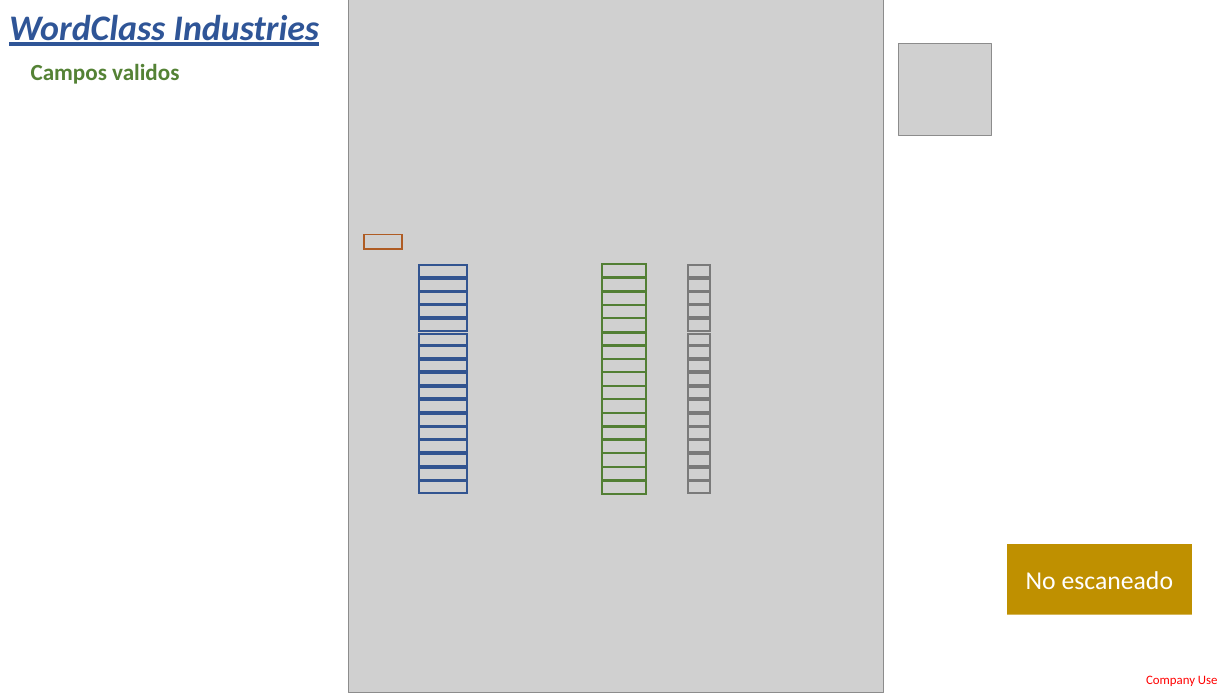
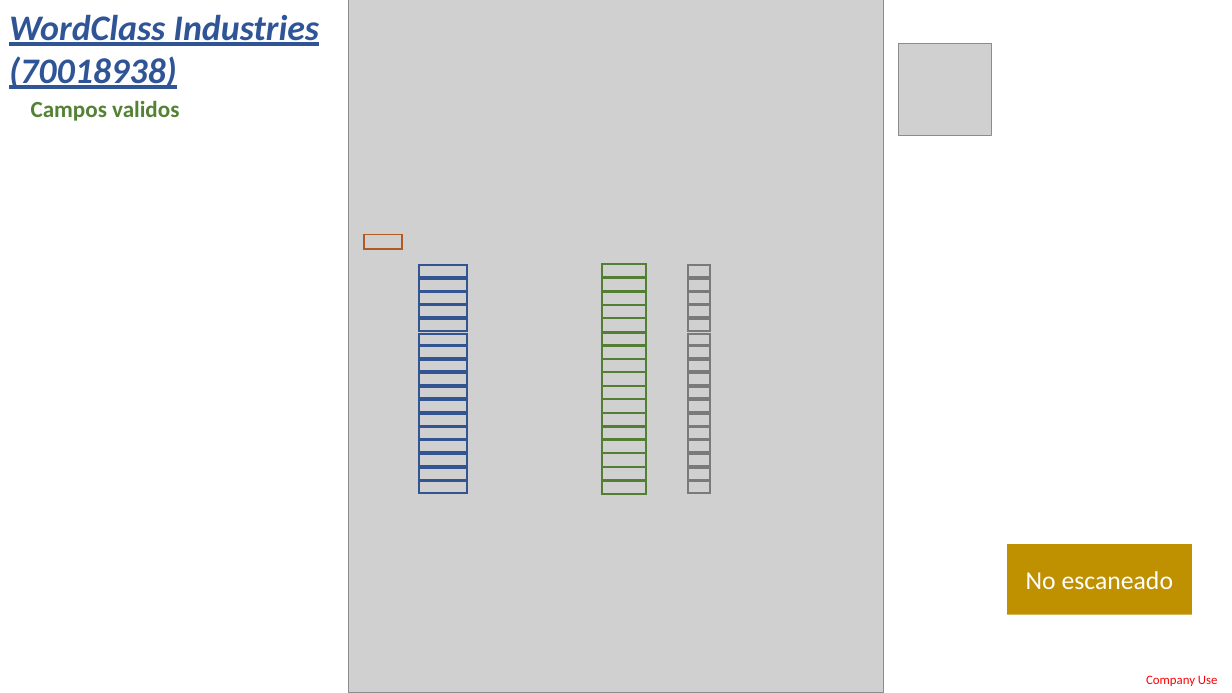
Before and after one commit to LobatoJaime/Bot-Creacion-de-Pedidos, a slide deck: slide 11 of AI_Engine/Info/ExtraccionDatos.pptx (slide 17 before the commit). Drawn at 1232x693 pixels with LibreOffice and Linux fonts; fonts in the diff are those of the drawing; grey boxes stand for pictures. Boxes give left, top, right and bottom in pixels: in the first picture for what was removed or moved away, otherwise in the second. Text is boxed around its words. In the diff, an @@ line names an element or a change of style, - is before the commit and + after.

```diff
--- a/AI_Engine/Info/ExtraccionDatos.pptx
+++ b/AI_Engine/Info/ExtraccionDatos.pptx
@@ text at (9,14,319,89): text changed @@
-WordClass Industries
+WordClass Industries (70018938)
@@ text "Campos validos": place and size @@
-text "Campos validos" at (31,63,179,84)
+text "Campos validos" at (31,100,179,121)
```
Also in this commit, not shown: 14 other slides changed, 1 other file.
